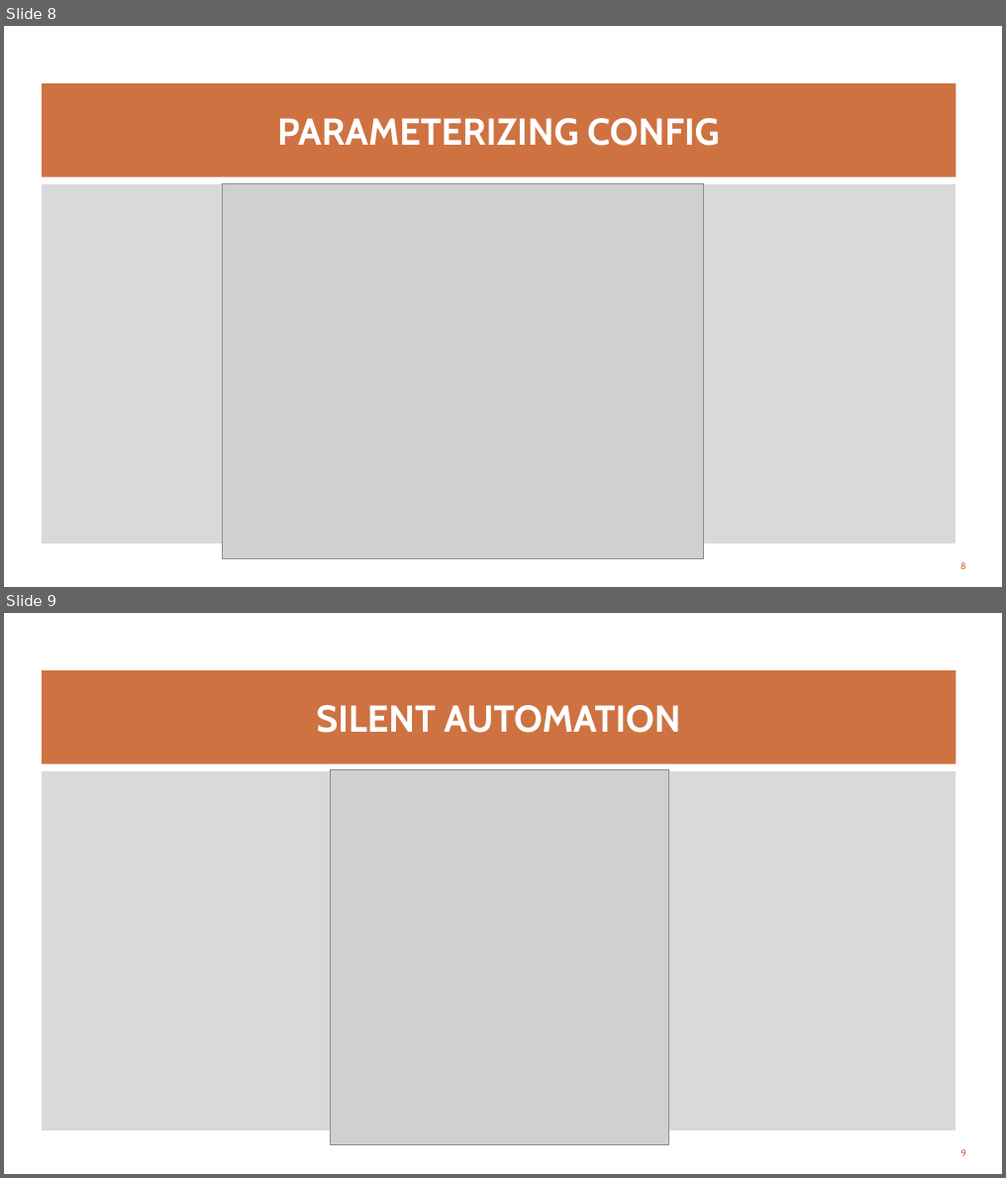
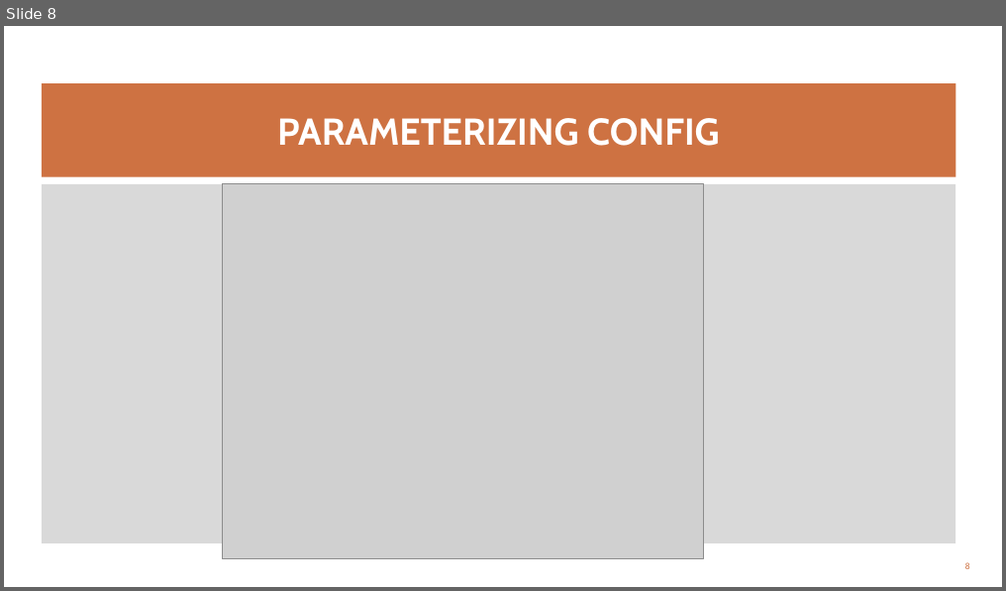
Before and after one commit to prkatta/dotraining, a slide deck: Session-17/Terraform/Terraform_Nutshell.pptx. Shown one above the other, each under a label of ours: slides 8 and 9 before the commit, slide 8 after it. The pictures are 1006x1178 and 1006x591 pixels, drawn with LibreOffice and Linux fonts; fonts in the diff are those of the drawing; grey boxes stand for pictures. Boxes give left, top, right and bottom in pixels: in the first picture for what was removed or moved away, otherwise in the second. Text is boxed around its words. In the diff, an @@ line names an element or a change of style, - is before the commit and + after.

```diff
--- a/Session-17/Terraform/Terraform_Nutshell.pptx
+++ b/Session-17/Terraform/Terraform_Nutshell.pptx
@@ slide 9 removed at <box>4,613,1002,1174</box>, background #FFFFFF @@
@@ title removed at <box>42,670,956,764</box> @@
-SILENT AUTOMATION
@@ rectangle removed at <box>42,771,956,1131</box> @@
@@ picture removed at <box>331,770,668,1145</box> @@
@@ page number removed at <box>961,1150,966,1157</box> @@
-9
@@ slide 8 changed as well @@
@@ page number at <box>965,563,970,570</box>: font Cabin to Calibri @@
```
Also in this commit, not shown: 10 other slides changed, 4 other files.
